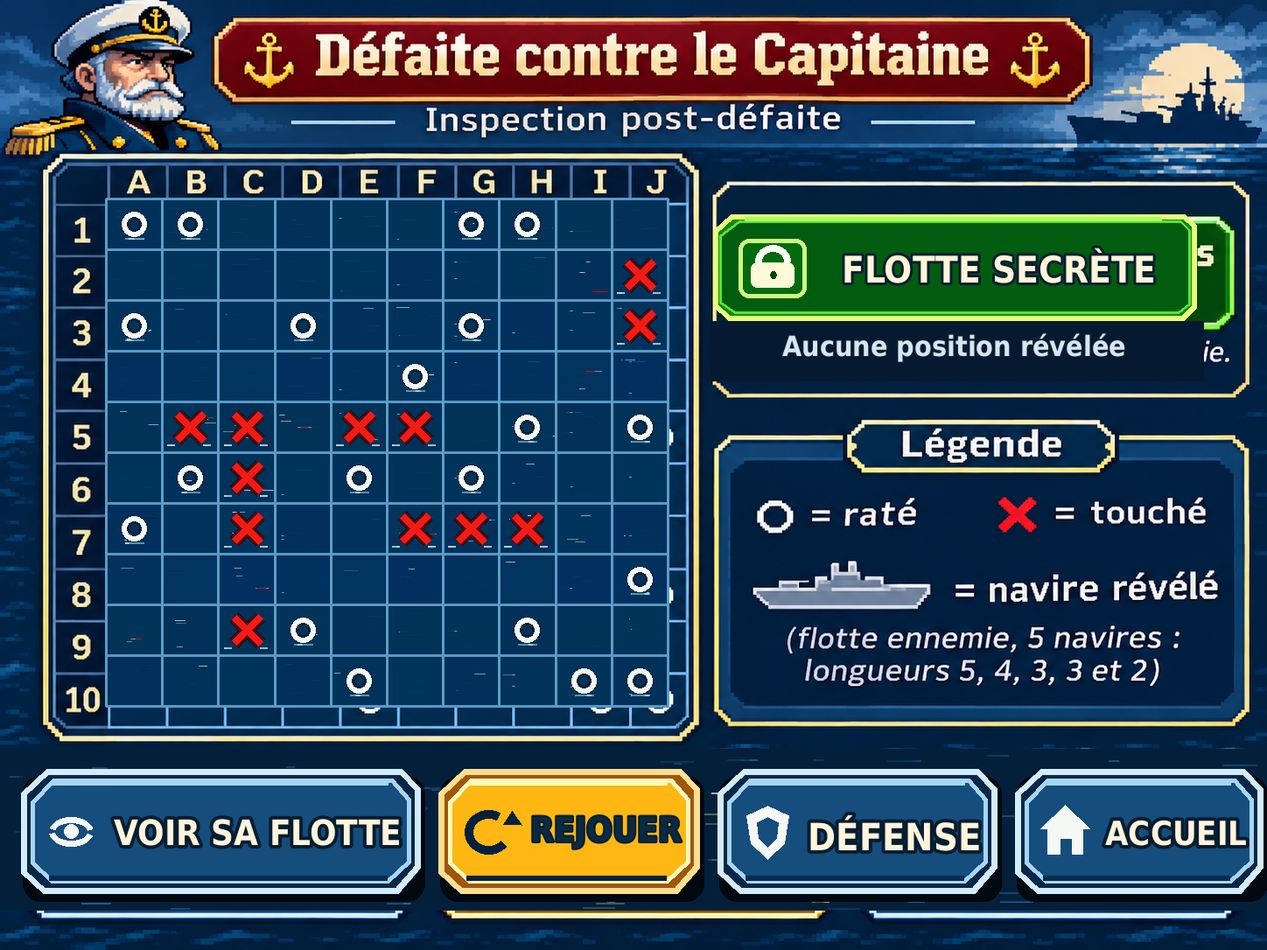
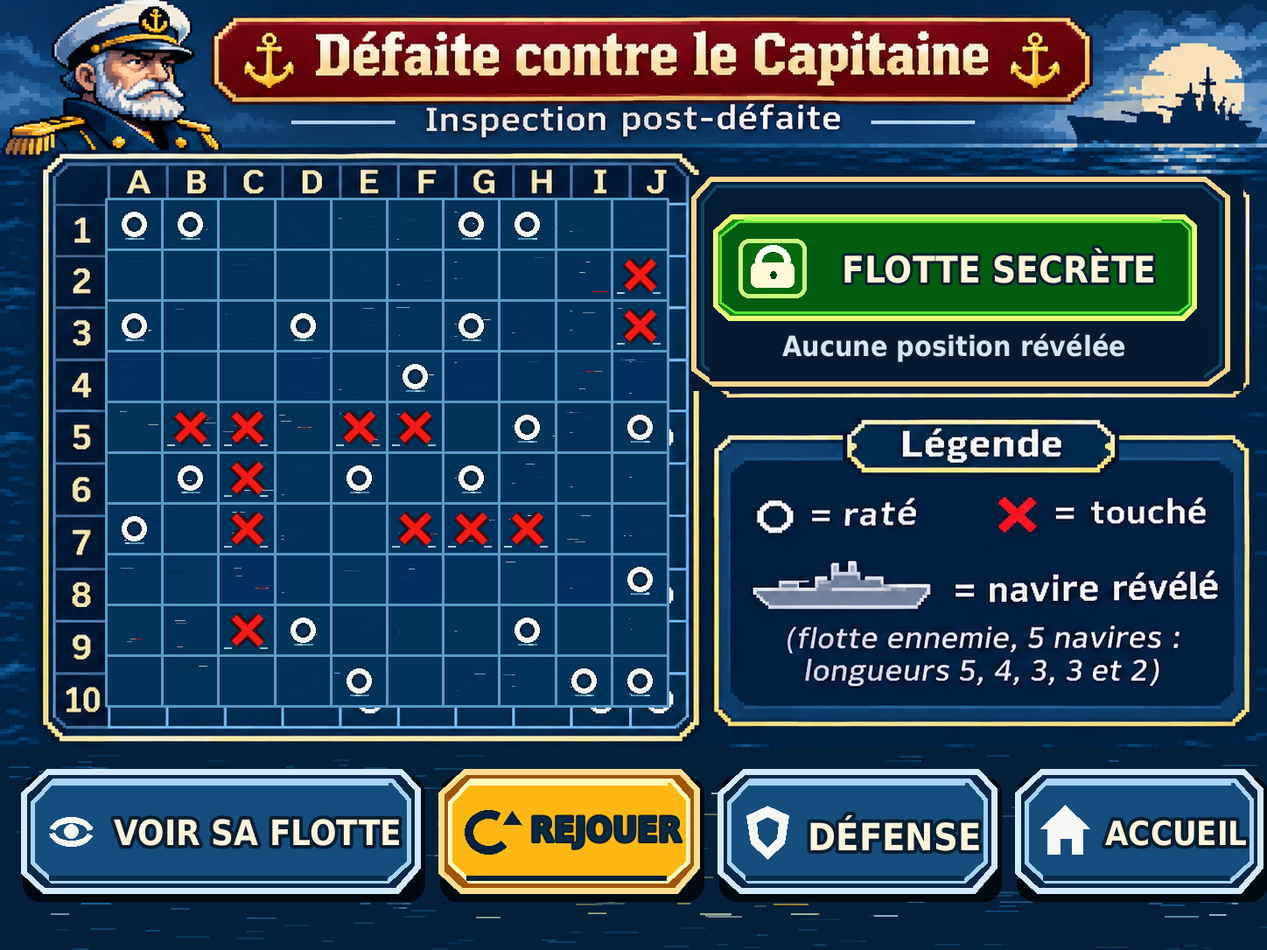
Layer changes from the first 1267 x 950 image to the second:
painted on "03 • État et commande" over box(0, 174, 1267, 950)
